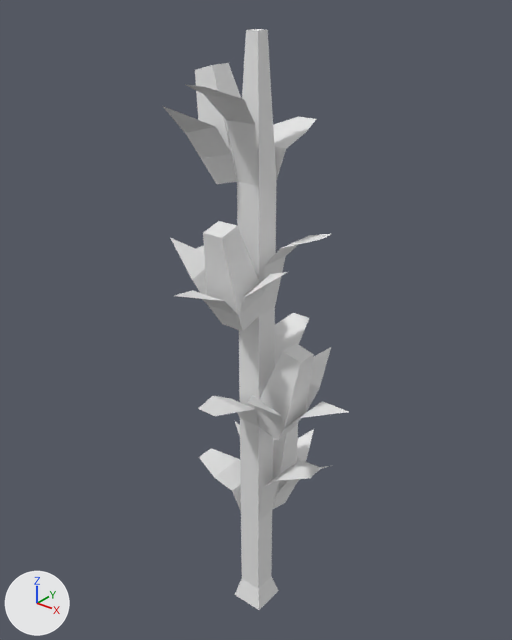
The OBJ model DynamicLab/Assets/Nature Kit/Models/OBJ format/crops_cornStageD.obj: old version first, new version second.
Camera for both pictures: a 50 mm camera at (0.778, -0.975, 1.329) aimed at (-0.026, 0.03, 0.706). The lights are fixed; the arrows at lower left show +X, +Y and +Z. The first picture is the older version. Where no turn or scale is listed for an object, it has been applied to the vertices.

Before the edit, the objects in view are built like this:
```python
mat_corn = principled_material('corn')
mat_corn.base_color = (0.8, 0.8, 0.8)  # white #e7e7e7
mat_corn.roughness = 1.0
mat_grass = principled_material('grass')
mat_grass.base_color = (0.8, 0.8, 0.8)  # white #e7e7e7
mat_grass.roughness = 1.0
me_crops_cornstaged = bpy.data.meshes.new('crops_cornStageD')
me_crops_cornstaged.from_pydata(...)  # 160 vertices, 216 faces; spans x -0.221..0.221, y -0.221..0.221, z 0.0..1.25
# faces by material slot: [176, 40]
me_crops_cornstaged.materials.append(mat_grass)  # white #e7e7e7
me_crops_cornstaged.materials.append(mat_corn)  # white #e7e7e7
ob_crops_cornstaged = bpy.data.objects.new('crops_cornStageD', me_crops_cornstaged)
ob_crops_cornstaged.location = (0.0, 0.0, 0.0)
```
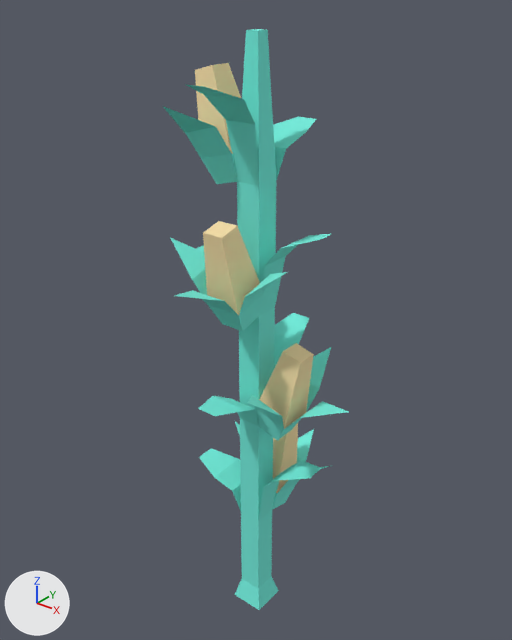
Changed parts and their boxes (x1, y1, x2, y2) in the pictures (512 x 640 px):
'crops_cornStageD', recoloured (white to cyan): (163, 29, 349, 610) in both

The change, as a list of edits to the scene's bpy script:
```text
Change mat_grass:
    mat_grass.base_color: (0.8, 0.8, 0.8) -> (0.173, 0.847, 0.722)  # white #e7e7e7 -> cyan #73eddd
Change mat_corn:
    mat_corn.base_color: (0.8, 0.8, 0.8) -> (0.961, 0.737, 0.392)  # white #e7e7e7 -> beige #fbdfa8
```
